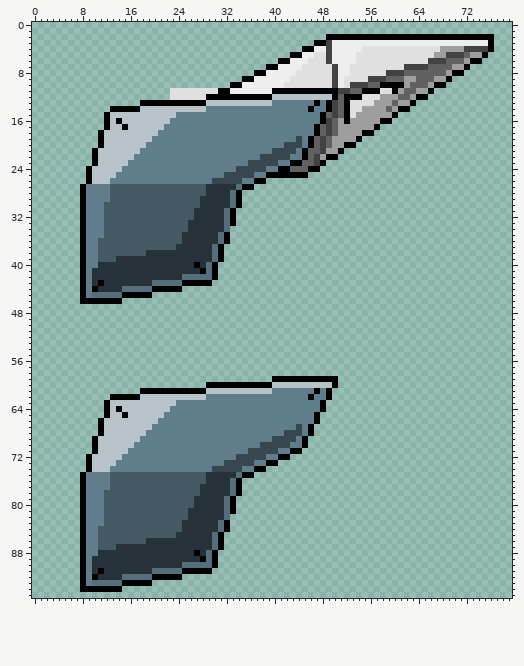
A sprite sheet gets an edit: resource/shld.png. Above is the file before it was changed.
The file is 80x96 pixels.
New version:
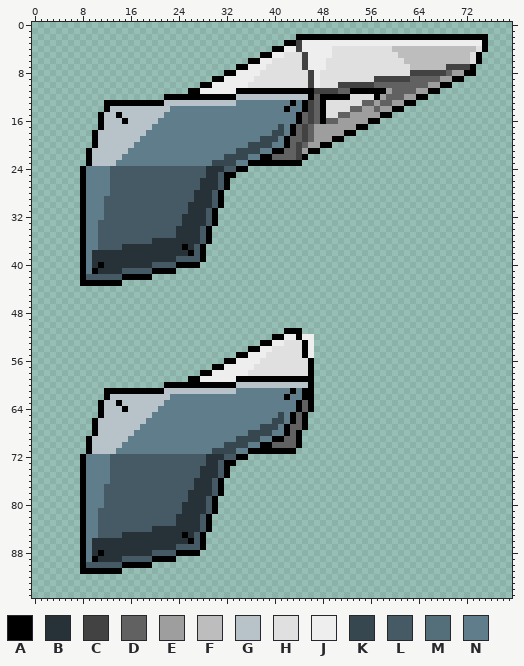
Palette (. is transparent): A #000000  B #263238  C #424242  D #616161  E #9e9e9e  F #bdbdbd  G #b7c3c8  H #e0e0e0  J #eeeeee  K #37474f  L #455a64  M #546e7a  N #607d8b
From old to new:
Changed rows in their new state; - is an unchanged pixel.
first column x 8:
 2 ------------------------------------AAAAA---------------------------.
 3 ----------------------------------AACJJJJJ-------------------------A.
 4 --------------------------------AAJJCJJ--JHHHHH-----FFFFFFFFFFFFFFHA.
 5 ------------------------------AAJJHHHC-JJJHHHH-------FFFFFFFFFFFFHA.-
 6 ----------------------------AAJJHHHHHCJJJHHHHH--------FFFFFFFFFFFH---
 7 --------------------------AAJJJHHHHHHCJJJ-HHH---------HFFFFFFCCCCA---
 8 ------------------------AAJJJJHHHHHH--CJ--HHH------HHHHCCCCCCDEEAA---
 9 ----------------------AAJJJJJHHHHHH---CJ--HH----H--CCCCD---D-EAA-----
10 --------------------AAJJJJJ-HHHHHH----CJ--HCC---C-DDDDD----E-A-------
11 ---------------...AAJJJJJ-AAAAAA-------CCCCDDAA---AEDD-----A---------
12 --------------AAAAAAA-----GGGGGG------ADAA-A-HH--A-DD-E--------------
13 ----AAAAAA----GGGGGGG-----NNNNNN---A-ACDAHHHH--DD-DDE-A--------------
14 ----AGGGGG-----NNNNNN-------------A--ACDAHHHHDD--D-EA-.--------------
15 ---AG-A-------NN--------------------ADCD-HH-DE----AA.----------------
16 ---AG-GA-----NN---------------------ADCD-D--E---AA..-----------------
17 ---AG--G----NN-------------------K-ADCDEEEE---AA..-------------------
18 --AG-------NN-------------------KK-ADCDEEEE-AA...--------------------
19 --AG------NN------------------KKK-ADDCDEEEAA...----------------------
20 --AG-----NN-----------------KKKK--ADCDEEAA....-----------------------
21 -AG-----NN----------------KKKK--AADDCEAA....-------------------------
22 -AG----NN---------------KKKK--AADDDDC-.....--------------------------
23 -AG---NN--------------KKKK--AAAAAAA--....----------------------------
24 ANNNNLLLLLLLLLLLLLLLLBBBLLAA............-----------------------------
25 ANNNNLLLLLLLLLLLLLLLLBBLAA............-------------------------------
26 ANNNNLLLLLLLLLLLLLLLBBBLA......--------------------------------------
27 --------------------B--LA....----------------------------------------
28 -------------------BB-LA...------------------------------------------
29 ----L--------------B--LA...------------------------------------------
30 ------------------BB--LA...------------------------------------------
31 ------------------B--LA...-------------------------------------------
32 -----------------BB--LA...-------------------------------------------
33 ---L-------------B---LA...-------------------------------------------
34 ---L------------BB--LA...--------------------------------------------
35 ---L------------B---LA...--------------------------------------------
36 ------------BBBBB---LA...--------------------------------------------
37 -------BBBBBBBBB-A-LA...---------------------------------------------
38 --BBBBBBBBB-------ALA...---------------------------------------------
39 --BBBB----------LLLLA...---------------------------------------------
40 --BA--------LLLLAAA-...----------------------------------------------
41 --A----LLLLLAAAA.......----------------------------------------------
42 -LLLLLLAAAAA...........----------------------------------------------
43 -AA-AAA...............-----------------------------------------------
44 .................----------------------------------------------------
45 ............---------------------------------------------------------
46 .......--------------------------------------------------------------
first column x 8:
51 ----------------------------------AAA------
52 --------------------------------AAJJAJJ----
53 ------------------------------AAJJHHHAJ----
54 ----------------------------AAJJHHHHHAJ----
55 --------------------------AAJJJHHHHHHAJ----
56 ------------------------AAJJJJHHHHHHHHA----
57 ----------------------AAJJJJJHHHHHHHHHA----
58 --------------------AAJJJJJJHHHHHHHHHHA----
59 ------------------AAJJJJJJAAAAAA-------....
60 --------------AAAAAAA-----GGGGGG------A....
61 ----AAAAAA----GGGGGGG-----NNNNNN---A-AA...-
62 ----AGGGGG-----NNNNNN-------------A--A-...-
63 ---AG-A-------NN--------------------ADA..--
64 ---AG-GA-----NN---------------------ADA..--
65 ---AG--G----NN-------------------K-ADA..---
66 --AG-------NN-------------------KK-ADA..---
67 --AG------NN------------------KKK-ADDA.----
68 --AG-----NN-----------------KKKK--ADA..----
69 -AG-----NN----------------KKKK--AADDA.-----
70 -AG----NN---------------KKKK--AADDDDA.-----
71 -AG---NN--------------KKKK--AAAAAAA-.------
72 ANNNNLLLLLLLLLLLLLLLLBBBLLAA.......--------
73 ANNNNLLLLLLLLLLLLLLLLBBLAA.......----------
74 ANNNNLLLLLLLLLLLLLLLBBBLA......------------
75 --------------------B--LA....--------------
76 -------------------BB-LA...----------------
77 ----L--------------B--LA...----------------
78 ------------------BB--LA...----------------
79 ------------------B--LA...-----------------
80 -----------------BB--LA...-----------------
81 ---L-------------B---LA...-----------------
82 ---L------------BB--LA...------------------
83 ---L------------B---LA...------------------
84 ------------BBBBB---LA...------------------
85 -------BBBBBBBBB-A-LA...-------------------
86 --BBBBBBBBB-------ALA...-------------------
87 --BBBB----------LLLLA...-------------------
88 --BA--------LLLLAAA-...--------------------
89 --A----LLLLLAAAA.......--------------------
90 -LLLLLLAAAAA...........--------------------
91 -AA-AAA...............---------------------
92 .................--------------------------
93 ............-------------------------------
94 .......------------------------------------
Pixel boxes of the changes (left, top, right, bottom) in both pictures:
changed: (80, 34, 494, 304)
changed: (80, 328, 338, 592)
